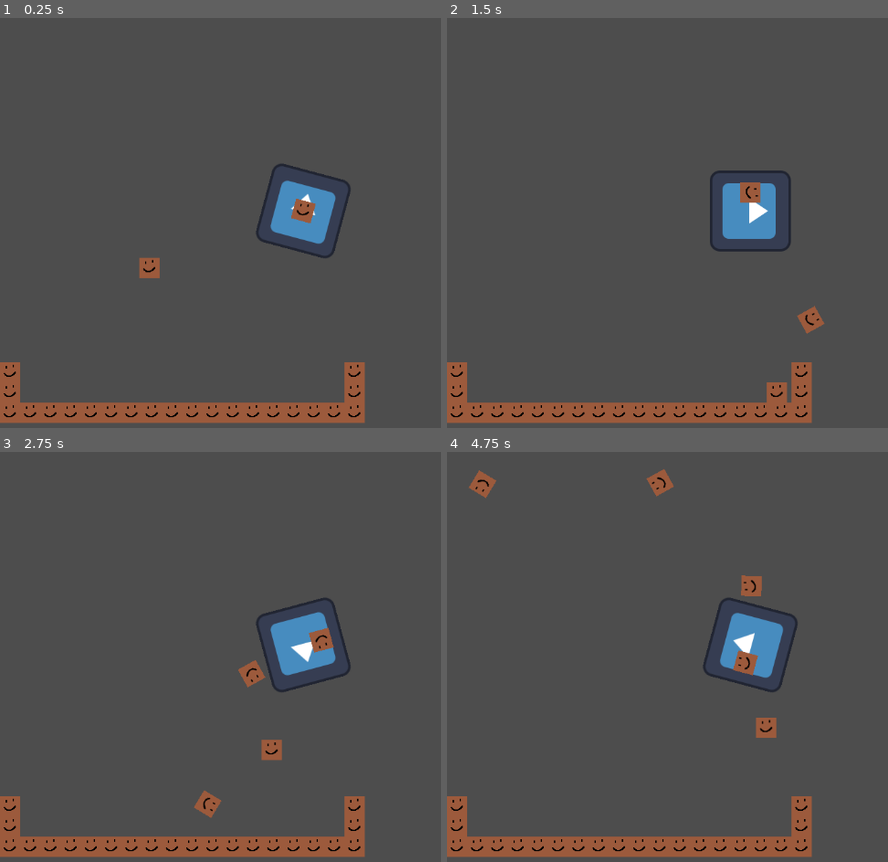
Above: before the commit, frames 1-4 (two rows, left to right).
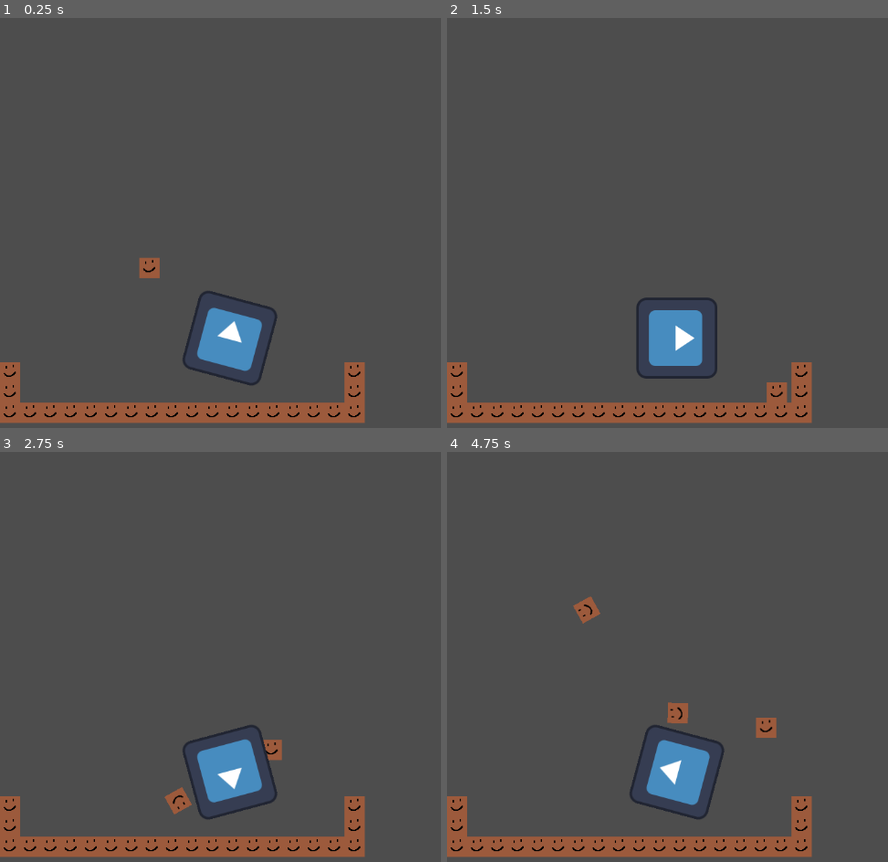
Above: after the commit, the same moments.

Repository: kaitaobenson/Dunebound
Game: Godot game, scene res://Main.tscn
The game is run twice, just before and just after one commit, with the same random seed, the same clock (stepped at 60 frames per second) and the same inputs. The engine's default icon, where the game draws it, is replaced by a stand-in: a white triangle on a blue panel in a dark square.
Inputs:
- Up to frame 1 (0.25 s): no input
- Up to frame 2 (1.5 s): hold Right (move-right) from 0.53 s (still down); tap Space (ui_accept) at 0.77 s
- Up to frame 3 (2.75 s): tap Space (ui_accept) at 1.52 s; release Right (move-right) at 2.03 s; hold Left (ui_left) from 2.03 s (still down)
- Up to frame 4 (4.75 s): release Left (ui_left) at 2.78 s; hold Right (move-right) 2.78-4.28 s; tap Space (ui_accept) at 3.02, 3.77, 4.52 s; hold Left (ui_left) from 4.28 s (still down)

The runs differ from the first frame. In frame 1, 4.3% of the frame differs, in the area x 41-80%, y 35-90%; in frame 2, 4.4%; in frame 3, 5.0%; in frame 4, 5.5%, in the area x 4-80%, y 4-90%.

Commit message:
make masterBullet invisible

Diff:
--- a/KaiTest3/Main.tscn
+++ b/KaiTest3/Main.tscn
@@ -46,3 +46,4 @@
 script = ExtResource("3_ch58k")
 
 [node name="Gun" parent="." instance=ExtResource("3_yelqt")]
+position = Vector2(363, 506)
--- a/KaiTest3/bulletHandler.gd
+++ b/KaiTest3/bulletHandler.gd
@@ -2,6 +2,8 @@
 signal hitByBullet
 # Called when the node enters the scene tree for the first time.
 func fire(angle,fdamage,speed)->void:
+	self.visible = true
+	self.get_node("hitbox").set_deferred("disabled", false)
 	set_meta("damage",fdamage)
 	self.rotation = angle
 	velocity.y = sin(angle)
--- a/KaiTest3/gun.tscn
+++ b/KaiTest3/gun.tscn
@@ -19,6 +19,7 @@
 metadata/damage = 3
 
 [node name="masterBullet" type="CharacterBody2D" parent="."]
+visible = false
 script = ExtResource("3_fy4pl")
 metadata/damage = 0
 metadata/distanceUntilSlowdown = 0
@@ -27,6 +28,7 @@
 [node name="hitbox" type="CollisionShape2D" parent="masterBullet"]
 position = Vector2(-1.5, 1)
 shape = SubResource("RectangleShape2D_d2di1")
+disabled = true
 
 [node name="sprite2D" type="Sprite2D" parent="masterBullet"]
 texture = ExtResource("4_3t11o")
--- a/KaiTest3/gunHandler.gd
+++ b/KaiTest3/gunHandler.gd
@@ -18,6 +18,7 @@
 		newBullet.set_meta("bulletActive",true)
 		get_tree().get_current_scene().add_child(newBullet)
 		newBullet.position = position
+
 		newBullet.fire(self.rotation,get_meta("damage"),get_meta("bulletSpeed"))
 	else:
 		timer.stop()
